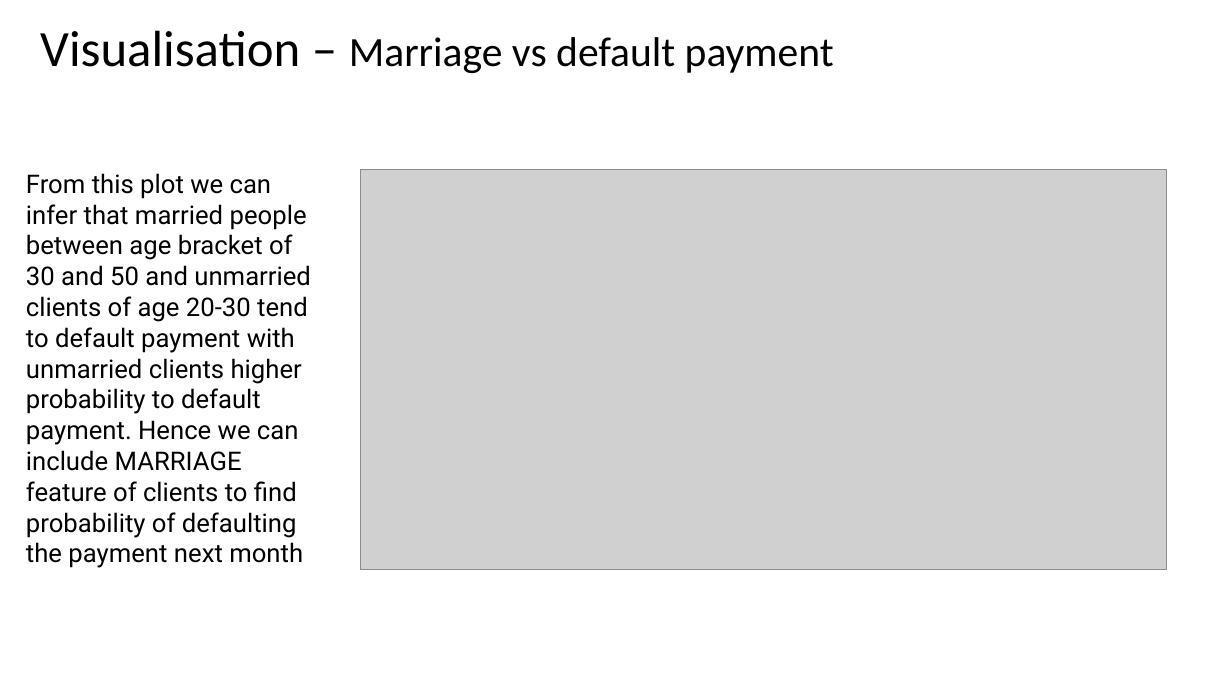
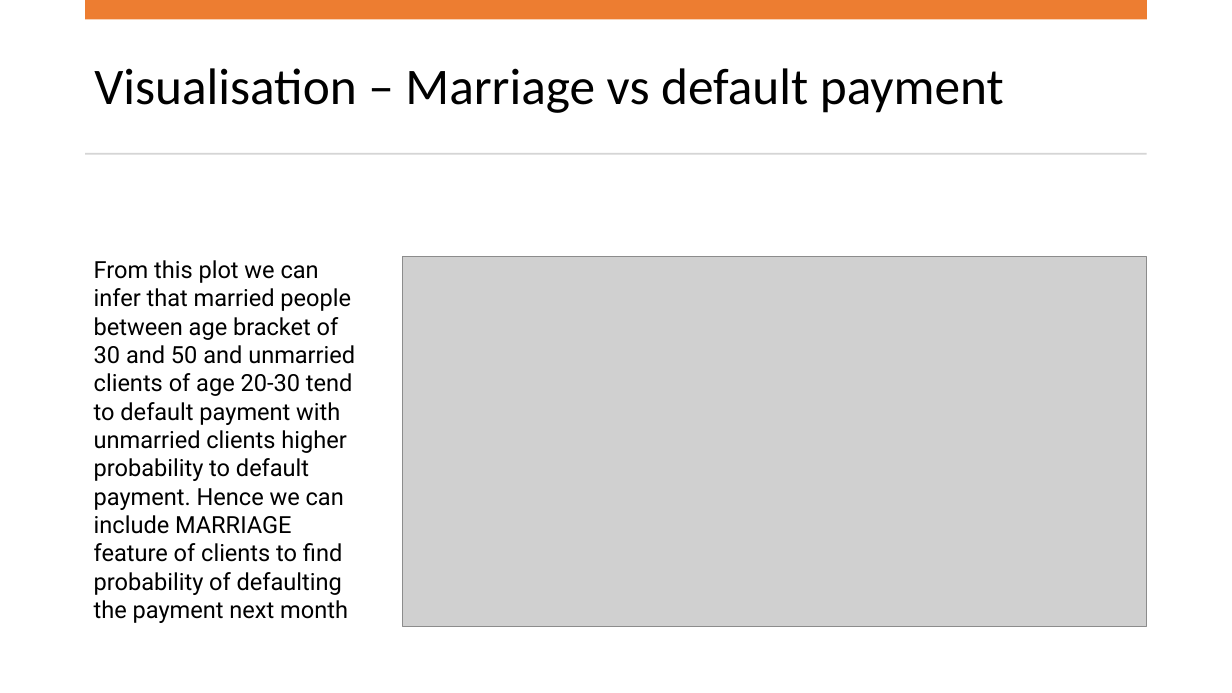
Before and after one commit to pragyanandan/mini-Project-2-ML, a slide deck: slide 8 of Mini-Project.pptx. Drawn at 1232x693 pixels with LibreOffice and Linux fonts; fonts in the diff are those of the drawing; grey boxes stand for pictures. Boxes give left, top, right and bottom in pixels: in the first picture for what was removed or moved away, otherwise in the second. Text is boxed around its words. In the diff, an @@ line names an element or a change of style, - is before the commit and + after.

```diff
--- a/Mini-Project.pptx
+++ b/Mini-Project.pptx
@@ rectangle added at [85,0,1147,19], fill #ED7D31 @@
@@ title "Visualisation – Marriage vs default ...": place and size @@
-title "Visualisation – Marriage vs default ..." at [40,30,834,73]
+title "Visualisation – Marriage vs default ..." at [94,68,1004,113]
@@ title "Visualisation – Marriage vs default ..." at [94,68,1004,113]: size 39.6 to 40 pt in "Visualisation –"; size 32.4 to 40 pt in "Marriage vs default payment" @@
@@ rectangle added at [85,152,1147,154], fill #D5D5D5 @@
@@ text "From this plot we can ...": place and size @@
-text "From this plot we can ..." at [26,173,311,568]
+text "From this plot we can ..." at [94,260,355,623]
@@ text "From this plot we can ..." at [94,260,355,623]: size 20 to 18.4 pt; more space between paragraphs @@
@@ picture: place and size @@
-picture at [361,170,1167,570]
+picture at [403,257,1147,627]
```
Also in this commit, not shown: 12 other slides changed, 11 slides added, 1 slide removed, 2 other files.
